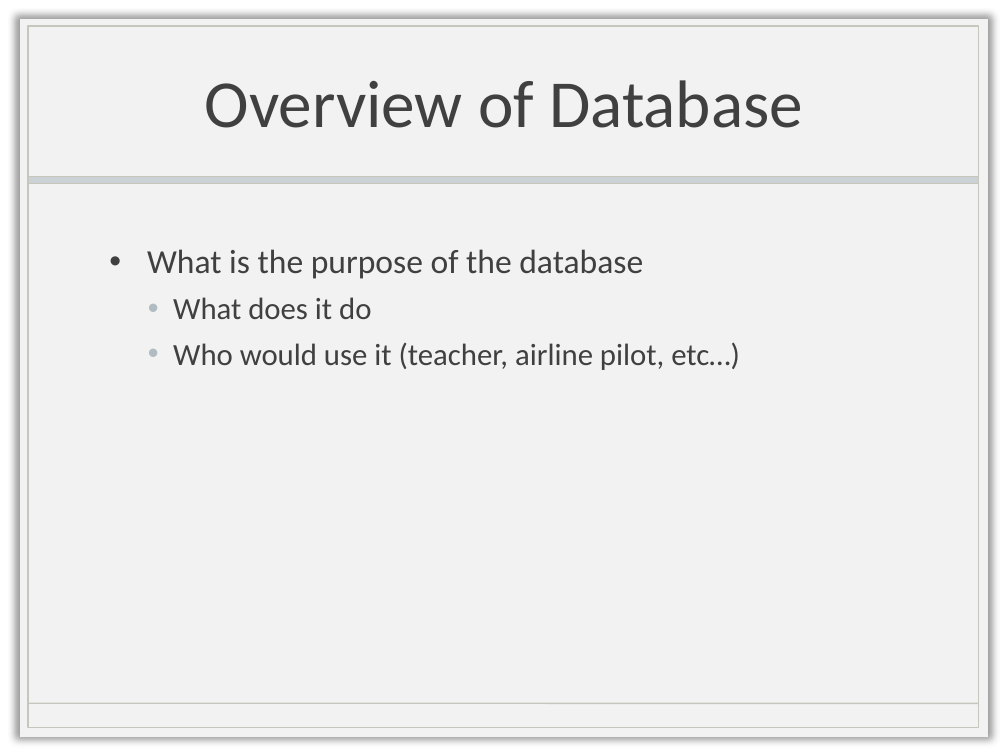
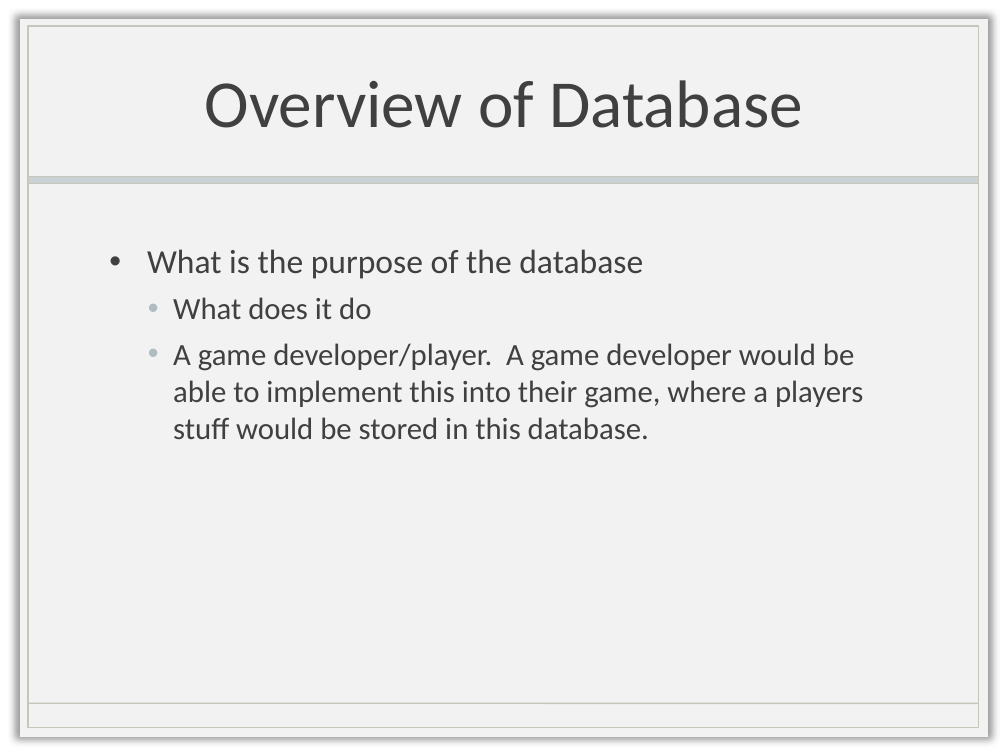
Before and after one commit to IsabellaBoone/Database-Visualizer, a slide deck: slide 3 of Presentation.pptx. Drawn at 1008x756 pixels with LibreOffice and Linux fonts; fonts in the diff are those of the drawing; background and template pictures are left out. Boxes give left, top, right and bottom in pixels: in the first picture for what was removed or moved away, otherwise in the second. Text is boxed around its words. In the diff, an @@ line names an element or a change of style, - is before the commit and + after.

Commit message:
stuff

```diff
--- a/Presentation.pptx
+++ b/Presentation.pptx
@@ text at [173,343,863,439]: text changed @@
-  • Who would use it (teacher, airline pilot, etc…)
+  • A game developer/player. A game developer would be able to implement this into their game, where a players stuff would be stored in this database.
```
Also in this commit, not shown: 1 other slide changed.
